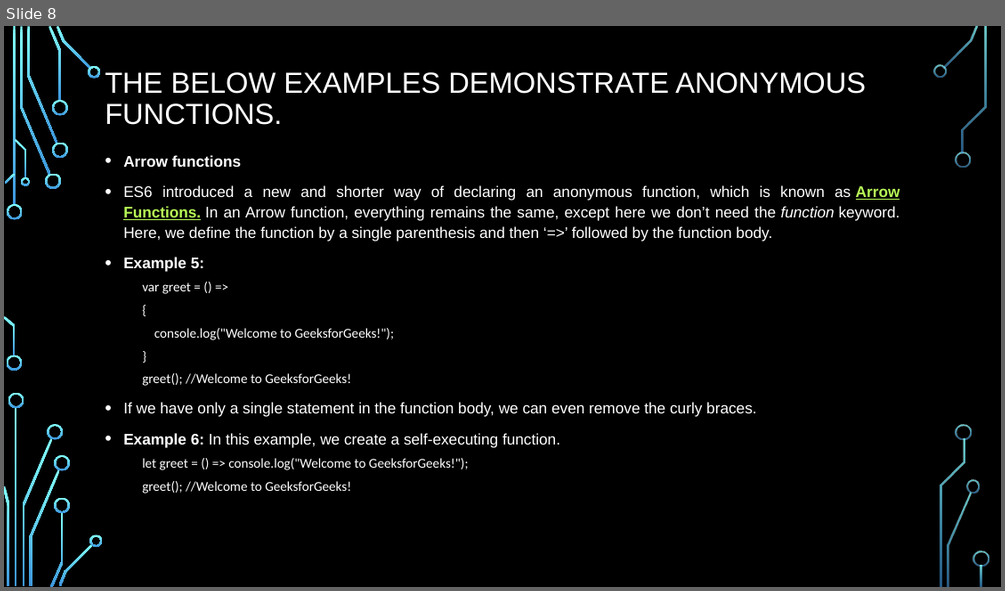
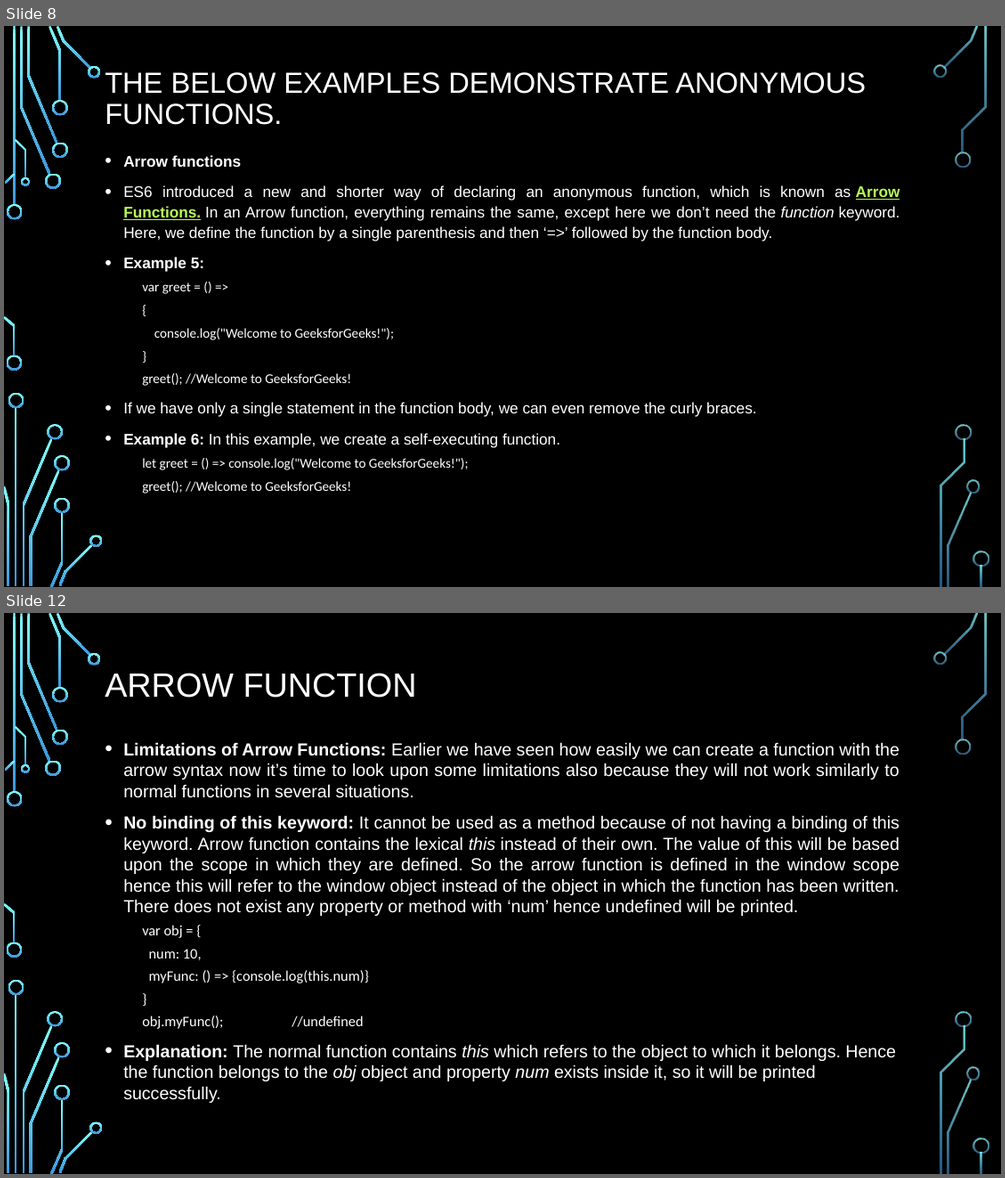
Before and after one commit to PramodJana/JavaScript, a slide deck: GFG JS Course Curriculam/Articles/003 Funtional Programming.pptx. Shown one above the other, each under a label of ours: slide 8 before the commit, slides 8 and 12 after it; the slides between them are not shown. The pictures are 1005x591 and 1005x1178 pixels, drawn with LibreOffice and Linux fonts; fonts in the diff are those of the drawing; background and template pictures are left out. Boxes give left, top, right and bottom in pixels: in the first picture for what was removed or moved away, otherwise in the second. Text is boxed around its words. In the diff, an @@ line names an element or a change of style, - is before the commit and + after.

```diff
--- a/GFG JS Course Curriculam/Articles/003 Funtional Programming.pptx
+++ b/GFG JS Course Curriculam/Articles/003 Funtional Programming.pptx
@@ slide 12 added at bbox=[4, 613, 1001, 1174], background picture (left out); not listed: 36 template elements that a slide beside it also shows @@
@@ title added at bbox=[105, 673, 417, 698], 32.4 pt, text #FFFFFF @@
+ARROW FUNCTION
@@ text added at bbox=[123, 742, 899, 1103], 16.8 pt, text #FFFFFF @@
+• Limitations of Arrow Functions: Earlier we have seen how easily we can create a function with the arrow syntax now it’s time to look upon some limitations also because they will not work similarly to normal functions in several situations.
+• No binding of this keyword: It cannot be used as a method because of not having a binding of this keyword. Arrow function contains the lexical this instead of their own. The value of this will be based upon the scope in which they are defined. So the arrow function is defined in the window scope hence this will refer to the window object instead of the object in which the function has been written. There does not exist any property or method with ‘num’ hence undefined will be printed.
+  var obj = {
+  num: 10,
+  myFunc: () => {console.log(this.num)}
+  }
+  obj.myFunc(); //undefined
+• Explanation: The normal function contains this which refers to the object to which it belongs. Hence the function belongs to the obj object and property num exists inside it, so it will be printed successfully.
```
Also in this commit, not shown: 7 other slides added, 8 slides removed.
